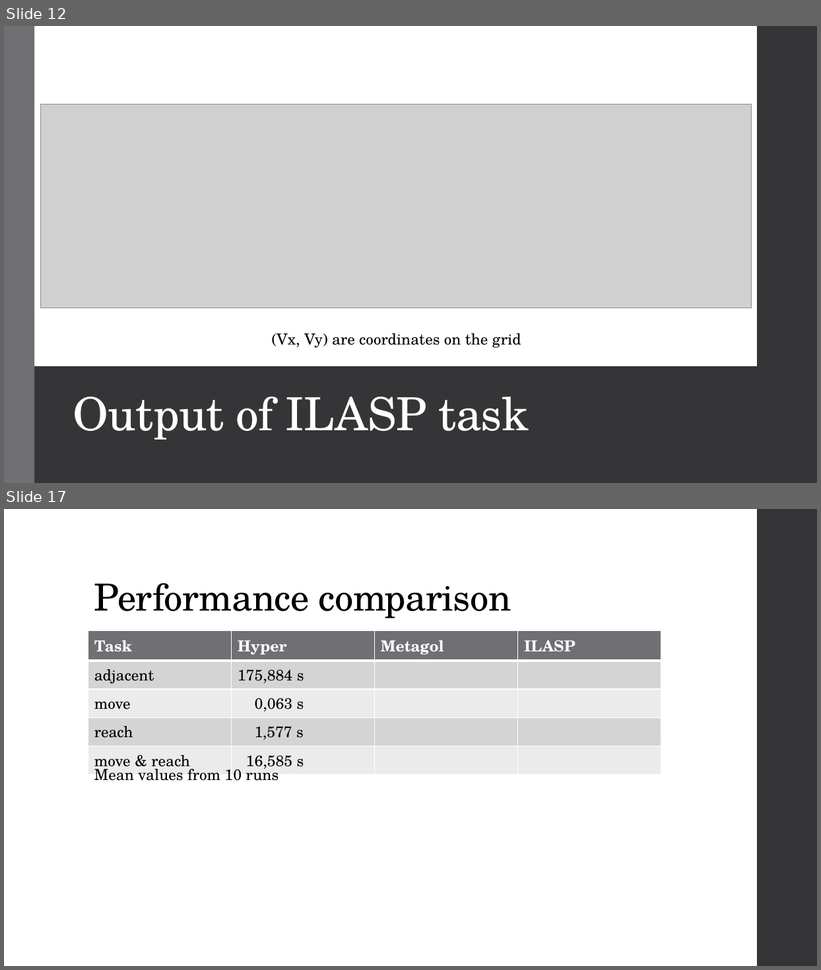
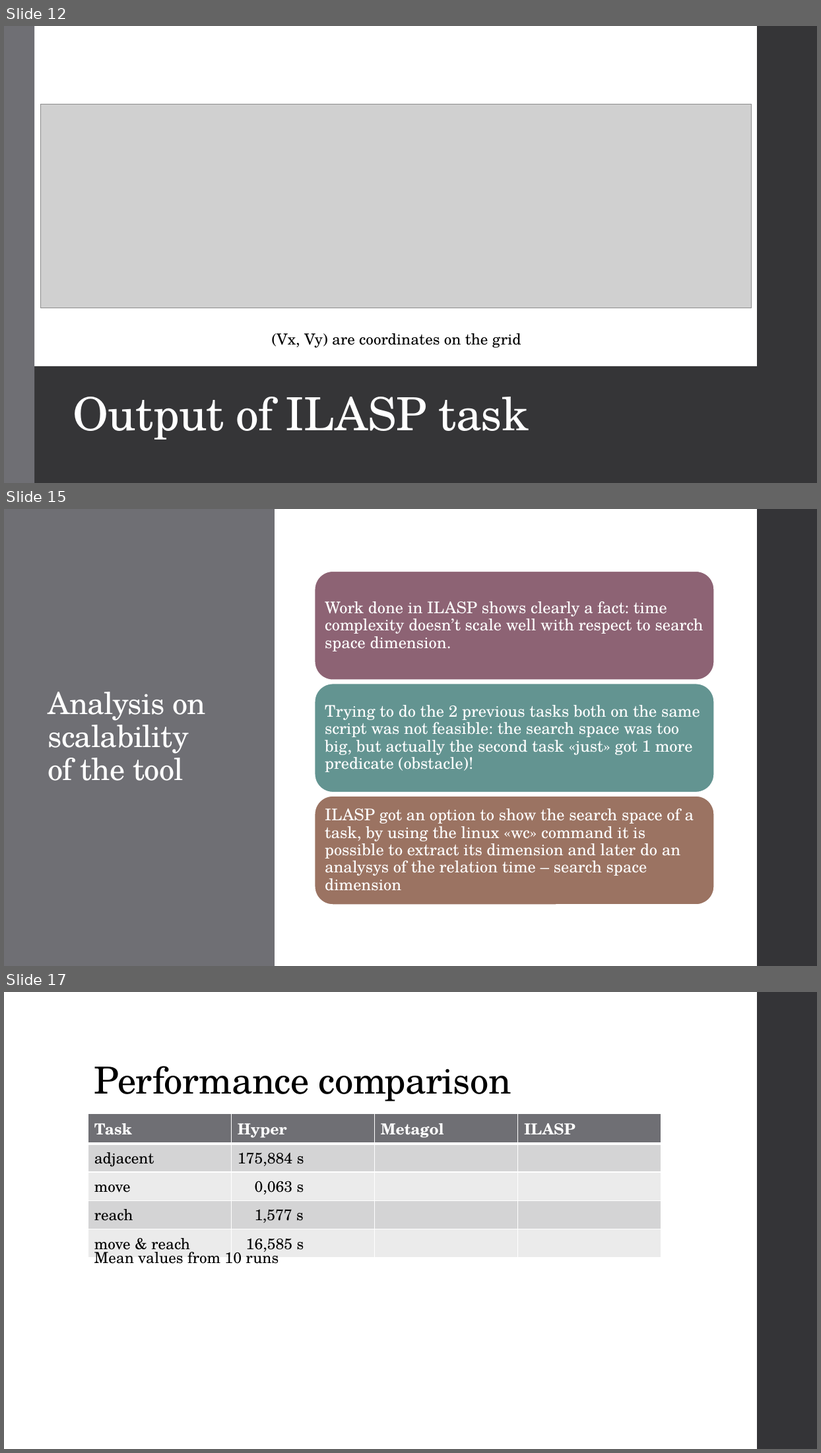
Before and after one commit to Alex-Dell1/ATAI_Maze_Project, a slide deck: ATAI_Presentation ILASP.pptx. Shown one above the other, each under a label of ours: slides 12 and 17 before the commit, slides 12, 15 and 17 after it; the slides between them are not shown. The pictures are 821x970 and 821x1453 pixels, drawn with LibreOffice and Linux fonts; fonts in the diff are those of the drawing; grey boxes stand for pictures. Boxes give left, top, right and bottom in pixels: in the first picture for what was removed or moved away, otherwise in the second. Text is boxed around its words. In the diff, an @@ line names an element or a change of style, - is before the commit and + after.

Commit message:
Almost done for ILASP

```diff
--- a/ATAI_Presentation ILASP.pptx
+++ b/ATAI_Presentation ILASP.pptx
@@ slide 15 added at (4,509,817,966), background #FFFFFF @@
@@ rectangle added at (4,509,275,966), fill #6F6F74 @@
@@ rectangle added at (757,509,817,966), fill #353537 @@
@@ title added at (48,692,207,781), 36 pt, text #FFFFFF @@
+Analysis on scalability of the tool
@@ group added at (314,571,714,905): 3 rounded rectangles, 3 texts @@
+Work done in ILASP shows clearly a fact: time complexity doesn’t scale well with respect to search space dimension.
+Trying to do the 2 previous tasks both on the same script was not feasible: the search space was too big, but actually the second task «just» got 1 more predicate (obstacle)!
+ILASP got an option to show the search space of a task, by using the linux «wc» command it is possible to extract its dimension and later do an analysys of the relation time – search space dimension
```
Also in this commit, not shown: 2 slides changed, 3 other slides added, 4 slides removed, 4 other files.
